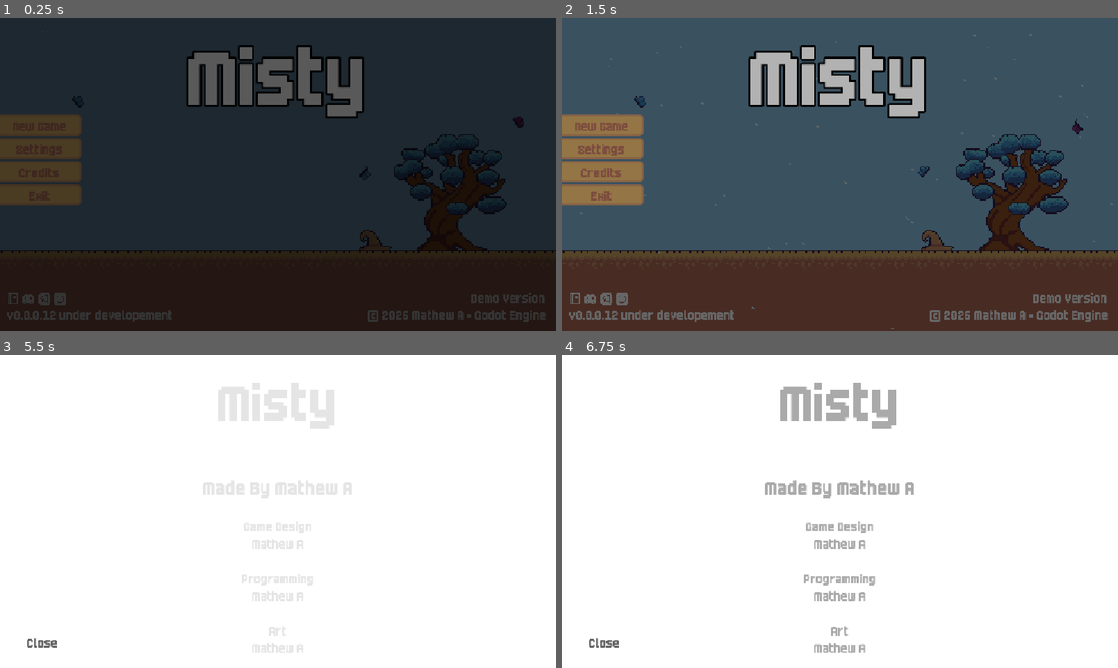
Above: before the commit, frames 1-4 (two rows, left to right).
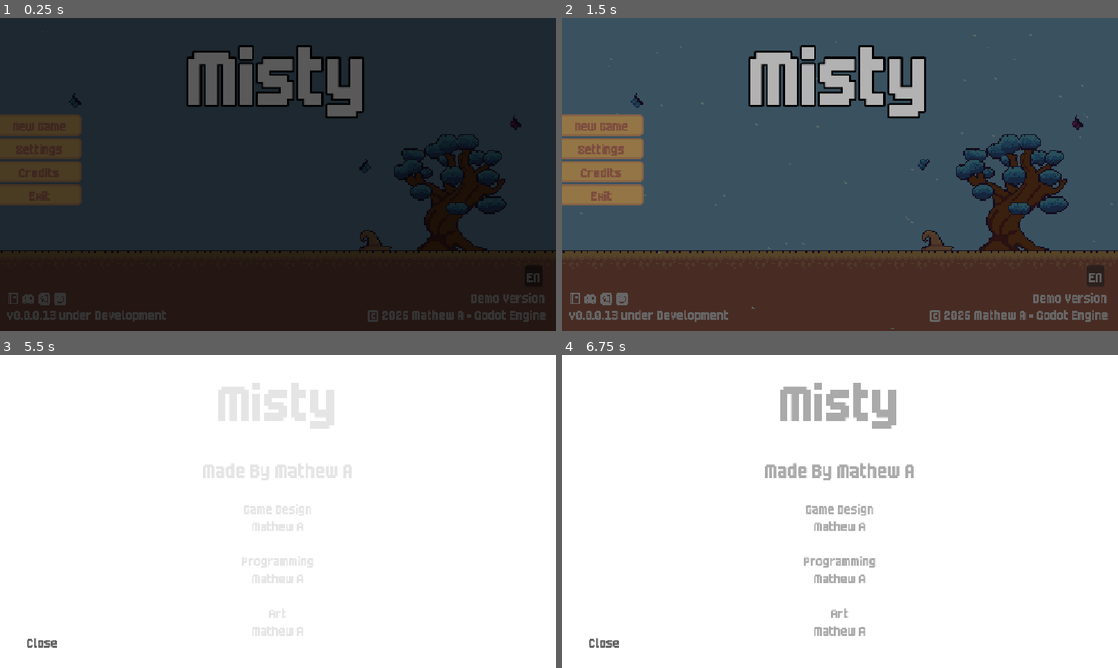
Above: after the commit, the same moments.

Repository: MathewADB/Ephemeral
Game: Godot game, scene res://Scenes/Control/main_menu.tscn
Two runs of this game, one before a commit and one after it. Both use one fixed random seed, a clock stepped at 60 frames per second and the inputs below.
Inputs (mouse positions are in pixels of both pictures, inside the frame that each line leads up to):
- Up to frame 1 (0.25 s): no input
- Up to frame 2 (1.5 s): click (1095, 274) at 0.5 s, where only the run after the commit has a clickable "EN"; click (1095, 274) at 1.25 s, where only the run after the commit has a clickable "DE"
- Up to frame 3 (5.5 s): click "Credits" at 2 s; tap Enter at 2.75 s; hold C (hide) 2.78-3.53 s; hold D (right) 2.78-4.28 s; tap Space (jump) at 3.02, 3.77, 5.27 s; tap E (interact) at 3.6 s; hold A (left) 4.28-5.03 s; tap B (light) at 4.35 s; hold D (right) from 5.03 s (still down); tap S (look_down) at 5.1 s
- Up to frame 4 (6.75 s): tap O (quest) at 5.85 s; tap Space (jump) at 6.02, 6.5 s; release D (right) at 6.53 s; hold A (left) from 6.53 s (still down); tap Y (stats) at 6.6 s

The runs differ from the first frame. In frame 1, 0.2% of the frame differs, in the area x 9-97%, y 24-97%; in frame 2, 0.5%; in frame 3, 2.1%; in frame 4, 3.0%, in the area x 36-64%, y 34-96%.

Commit message:
0.0.0.13 development
language selection
translation file
german - english language
translated the main menu and the credits screen
iimproved credits scene and fixed ui bug

Diff:
--- a/Scenes/Control/end_screen.tscn
+++ b/Scenes/Control/end_screen.tscn
@@ -187,8 +187,10 @@
 theme_type_variation = &"TutorialText"
 theme_override_constants/outline_size = 0
 theme_override_font_sizes/font_size = 64
-text = "The Curse Has Been Cured
-Thank You Dear Caretaker"
+text = "Light returns to this place.
+What was lost begins anew.
+Thank you, Caretaker."
+horizontal_alignment = 1
 
 [node name="Credits" type="Panel" parent="." unique_id=2102256836]
 light_mask = 2
--- a/Scenes/Control/main_menu.tscn
+++ b/Scenes/Control/main_menu.tscn
@@ -116,6 +116,18 @@
 theme_override_font_sizes/font_size = 64
 text = "v1.0.0.0 development"
 
+[node name="Language" type="Button" parent="." unique_id=2146449591]
+layout_mode = 1
+anchors_preset = -1
+anchor_right = 0.003
+anchor_bottom = 0.006
+offset_left = 1088.0
+offset_top = 512.0
+offset_right = 1120.544
+offset_bottom = 552.112
+theme = ExtResource("4_qpyf4")
+text = "EN"
+
 [node name="Social" type="HBoxContainer" parent="." unique_id=367837486]
 layout_mode = 0
 offset_left = 12.0
@@ -232,6 +244,7 @@
 mouse_filter = 2
 color = Color(0, 0, 0, 1)
 
+[connection signal="pressed" from="Language" to="." method="_on_language_pressed"]
 [connection signal="pressed" from="MenuButtons/Continue" to="." method="_on_continue_pressed"]
 [connection signal="pressed" from="MenuButtons/New Game" to="." method="_on_new_game_pressed"]
 [connection signal="pressed" from="MenuButtons/Settings" to="." method="_on_settings_pressed"]
--- a/Scenes/UI.tscn
+++ b/Scenes/UI.tscn
@@ -222,6 +222,7 @@
 vertical_alignment = 1
 
 [node name="Fade" type="ColorRect" parent="." unique_id=850223812]
+visible = false
 anchors_preset = 15
 anchor_right = 1.0
 anchor_bottom = 1.0
@@ -251,6 +252,7 @@
 
 [node name="Crafting Panel" type="Control" parent="." unique_id=449598579]
 process_mode = 3
+visible = false
 layout_mode = 3
 anchors_preset = 15
 anchor_right = 1.0
@@ -348,6 +350,7 @@
 autowrap_mode = 2
 
 [node name="Player Panel" type="Control" parent="." unique_id=1801123476]
+visible = false
 layout_mode = 3
 anchors_preset = 15
 anchor_right = 1.0
@@ -839,6 +842,7 @@
 script = ExtResource("42_y1m5i")
 
 [node name="AutosaveIcon" type="Sprite2D" parent="." unique_id=1756865146]
+visible = false
 position = Vector2(1055, 591)
 scale = Vector2(3, 3)
 texture = ExtResource("11_b1goy")
--- a/Scripts/UI/credits_text.gd
+++ b/Scripts/UI/credits_text.gd
@@ -16,6 +16,7 @@
 	set_process(false)
 	modulate.a = 0.0
 
+	credit_text.text = tr("CREDITS_TEXT")
 
 func _process(delta):
 	scroll_container.scroll_vertical += scroll_speed * delta
--- a/Scripts/UI/end_screen.gd
+++ b/Scripts/UI/end_screen.gd
@@ -3,6 +3,8 @@
 
 func _ready() -> void:
 	UI.visible = false
+	$Exit.text = tr("CLOSE")
+	$CurseCured.text = tr("ENDING_TEXT")
 	if Manager.end_triggered == true :
 		$AnimationPlayer.play("ending")
 	else :
--- a/Scripts/UI/main_menu.gd
+++ b/Scripts/UI/main_menu.gd
@@ -5,8 +5,19 @@
 @onready var continue_btn := $MenuButtons/Continue
 
 func _ready() -> void:
+	TranslationServer.set_locale(Manager.selected_language)
+
+	$MenuButtons/Continue.text = tr("CONTINUE")
+	$"MenuButtons/New Game".text = tr("NEW_GAME")
+	$MenuButtons/Settings.text = tr("SETTINGS")
+	$MenuButtons/Credit.text = tr("CREDITS")
+	$MenuButtons/Exit.text = tr("EXIT")
+
+	$Language.text = Manager.selected_language
+	$Update.text = tr("DEMO_VERSION")
+
 	UI.hide_ui()
-	$Version.text = ("v"+ProjectSettings.get_setting("application/config/version")+" under developement")
+	$Version.text = ("v"+ProjectSettings.get_setting("application/config/version")+" "+(tr("UNDER_DEVELOPMENT")))
 	fade.modulate = Color(0, 0, 0, 1)
 	fade_out()
 
@@ -41,5 +52,34 @@
 	await get_tree().create_timer(0.5).timeout
 	UI.show_ui()
 	get_tree().change_scene_to_file(Manager.current_room_scene)
+
 func _on_settings_pressed() -> void:
 	pass
+
+func _on_language_pressed() -> void:
+	if Manager.selected_language == "EN":
+		Manager.selected_language = "DE"
+		$Language.text = "DE"
+	else:
+		Manager.selected_language = "EN"
+		$Language.text = "EN"
+
+	print(TranslationServer.get_locale())
+	TranslationServer.set_locale(Manager.selected_language)
+	Manager.apply_settings()
+
+	refresh_texts()
+
+func refresh_texts():
+	$MenuButtons/Continue.text = tr("CONTINUE")
+	$"MenuButtons/New Game".text = tr("NEW_GAME")
+	$MenuButtons/Settings.text = tr("SETTINGS")
+	$MenuButtons/Credit.text = tr("CREDITS")
+	$MenuButtons/Exit.text = tr("EXIT")
+
+	$Update.text = tr("DEMO_VERSION")
+
+	$Version.text = "v%s %s" % [
+		ProjectSettings.get_setting("application/config/version"),
+		tr("UNDER_DEVELOPMENT")
+	]
--- a/Scripts/manager.gd
+++ b/Scripts/manager.gd
@@ -203,12 +203,29 @@
 	UI.hide_ui()
 	get_tree().change_scene_to_file("res://Scenes/Control/end_screen.tscn")
 
+# -- Settings --
+
+var selected_language = ""
+var fullscreen: bool = false
+
+func apply_settings():
+	if selected_language == "":
+		selected_language = "EN"
+
+	TranslationServer.set_locale(selected_language)
+
+	if fullscreen:
+		DisplayServer.window_set_mode(DisplayServer.WINDOW_MODE_FULLSCREEN)
+	else:
+		DisplayServer.window_set_mode(DisplayServer.WINDOW_MODE_WINDOWED)
 # -- Functions --
 
 func _ready():
 	game_seconds = start_day_progress * seconds_per_day
 	_is_night = is_night()
 	night_changed.emit(_is_night)
+	load_game()
+	apply_settings()
 
 func _process(delta):
 	game_seconds += delta * time_scale
@@ -229,6 +246,10 @@
 func save_game():
 
 	var save_data = {
+		"settings": {
+			"selected_language": selected_language,
+			"fullscreen": fullscreen
+		},
 		"skill_points": skill_points,
 		"level": level,
 		"current_xp": current_xp,
@@ -261,6 +282,11 @@
 	var data = JSON.parse_string(content)
 	if typeof(data) != TYPE_DICTIONARY:
 		return
+
+	var settings = data.get("settings", {})
+
+	selected_language = settings.get("selected_language", "EN")
+	fullscreen = settings.get("fullscreen", false)
 
 	achievements = data.get("achievements", achievements)
 	death_count = data.get("death_count", 0)
--- /dev/null
+++ b/Style/Translation.csv
@@ -0,0 +1,83 @@
+KEY,EN,DE
+NEW_GAME,New Game,Neues Spiel
+CONTINUE,Continue,Fortsetzen
+SETTINGS,Settings,Einstellungen
+CREDITS,Credits,Mitwirkende
+EXIT,Exit,Beenden
+DEMO_VERSION,Demo Version,Demoversion
+UNDER_DEVELOPMENT,under Development,in der Entwicklung
+CREDITS_TEXT,"[center][font_size=48]Made By Mathew A[/font_size][/center]
+
+[font_size=32]Game Design[/font_size]
+Mathew A
+
+[font_size=32]Programming[/font_size]
+Mathew A
+
+[font_size=32]Art[/font_size]
+Mathew A
+
+[center][font_size=40]Thanks To[/font_size][/center]
+
+Discord Friends for their support:
+- @Karma dude
+- @Dev Noob
+- @Josse
+- @Therealchrisnorton
+- @WilliamIsMe
+
+[center][font_size=40]Game Dev Network[/font_size][/center]
+
+[font_size=32]Special Thanks[/font_size]
+@Karma dude
+For testing the demo and helpful feedback
+
+[font_size=32]Tools Used[/font_size]
+
+[font_size=24]Art[/font_size]
+Aseprite
+
+[font_size=24]Engine[/font_size]
+Godot Engine
+
+[center]©2026 Mathew A • Godot Engine[/center] ","[center][font_size=48]Erstellt von Mathew A[/font_size][/center]
+
+[font_size=32]Spieldesign[/font_size]
+Mathew A
+
+[font_size=32]Programmierung[/font_size]
+Mathew A
+
+[font_size=32]Grafik[/font_size]
+Mathew A
+
+[center][font_size=40]Danke an[/font_size][/center]
+
+Discord-Freunde für ihre Unterstützung:
+- @Karma dude
+- @Dev Noob
+- @Josse
+- @Therealchrisnorton
+- @WilliamIsMe
+
+[center][font_size=40]Game Dev Netzwerk[/font_size][/center]
+
+[font_size=32]Besonderer Dank[/font_size]
+@Karma dude
+Für das Testen der Demo und hilfreiches Feedback
+
+[font_size=32]Verwendete Tools[/font_size]
+
+[font_size=24]Grafik[/font_size]
+Aseprite
+
+[font_size=24]Engine[/font_size]
+Godot Engine
+
+[center]©2026 Mathew A • Godot Engine[/center] "
+CLOSE,Close,Schließen
+ENDING_TEXT,"Light returns to this place.
+What was lost begins anew.
+Thank you, Caretaker. ","Das Licht kehrt zurück.
+Was verloren war, beginnt von Neuem.
+Danke, Hüter. "
--- a/project.godot
+++ b/project.godot
@@ -10,8 +10,8 @@
 
 [application]
 
-config/name="Ephemeral"
-config/version="0.0.0.12"
+config/name="Misty"
+config/version="0.0.0.13"
 run/main_scene="uid://cd2r6e28t5gcl"
 config/features=PackedStringArray("4.6", "Forward Plus")
 boot_splash/bg_color=Color(0, 0, 0, 1)
@@ -106,6 +106,10 @@
 ]
 }
 
+[internationalization]
+
+locale/translations=PackedStringArray("res://Style/Translation.DE.translation", "res://Style/Translation.EN.translation")
+
 [layer_names]
 
 2d_physics/layer_1="Player"
Not shown, changed: Scenes/Locations/Mushroom Biome/The Plain.tscn
Binary file added: Style/Translation.DE.translation
Binary file added: Style/Translation.EN.translation
Not shown, added: Style/Translation.csv.import
